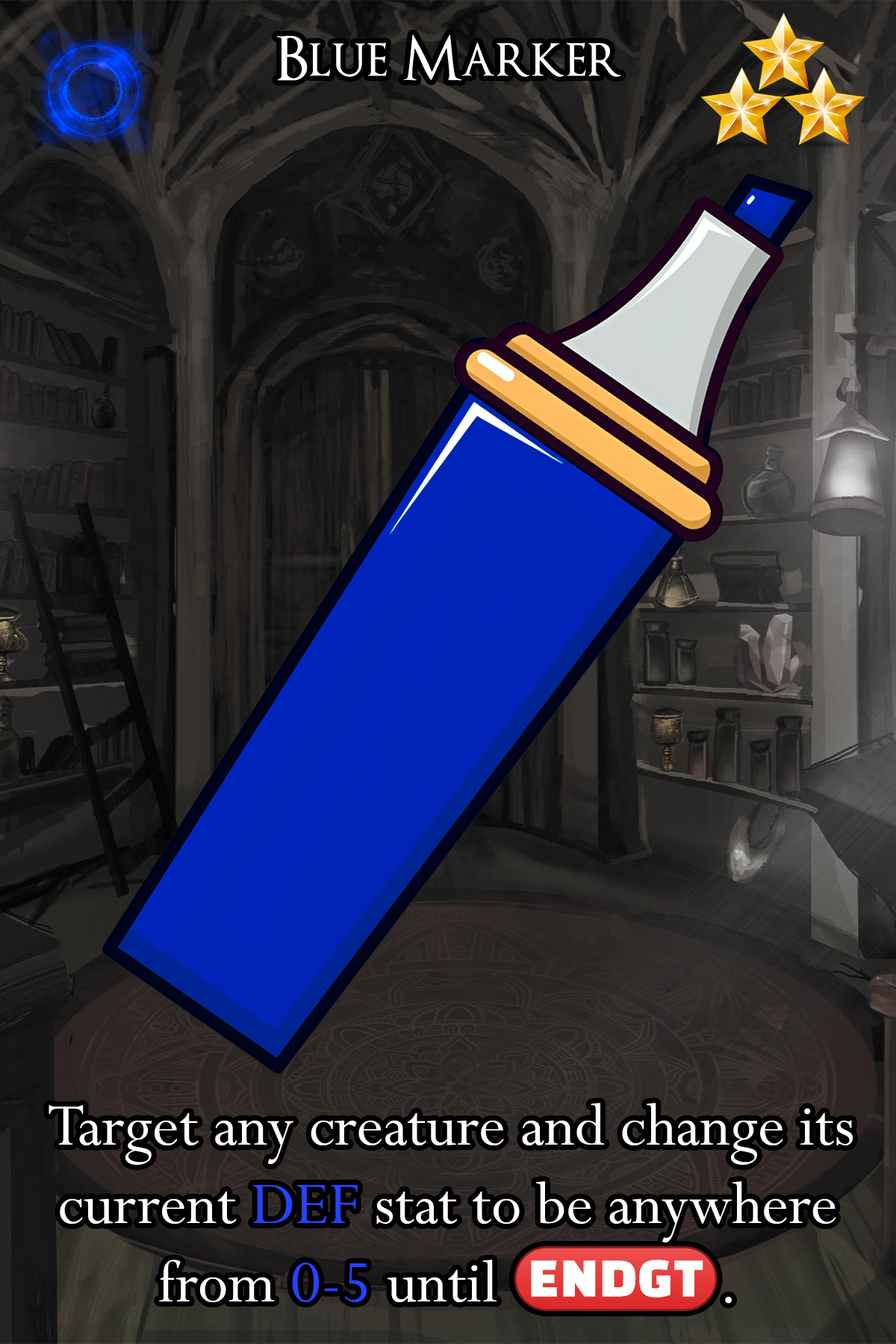
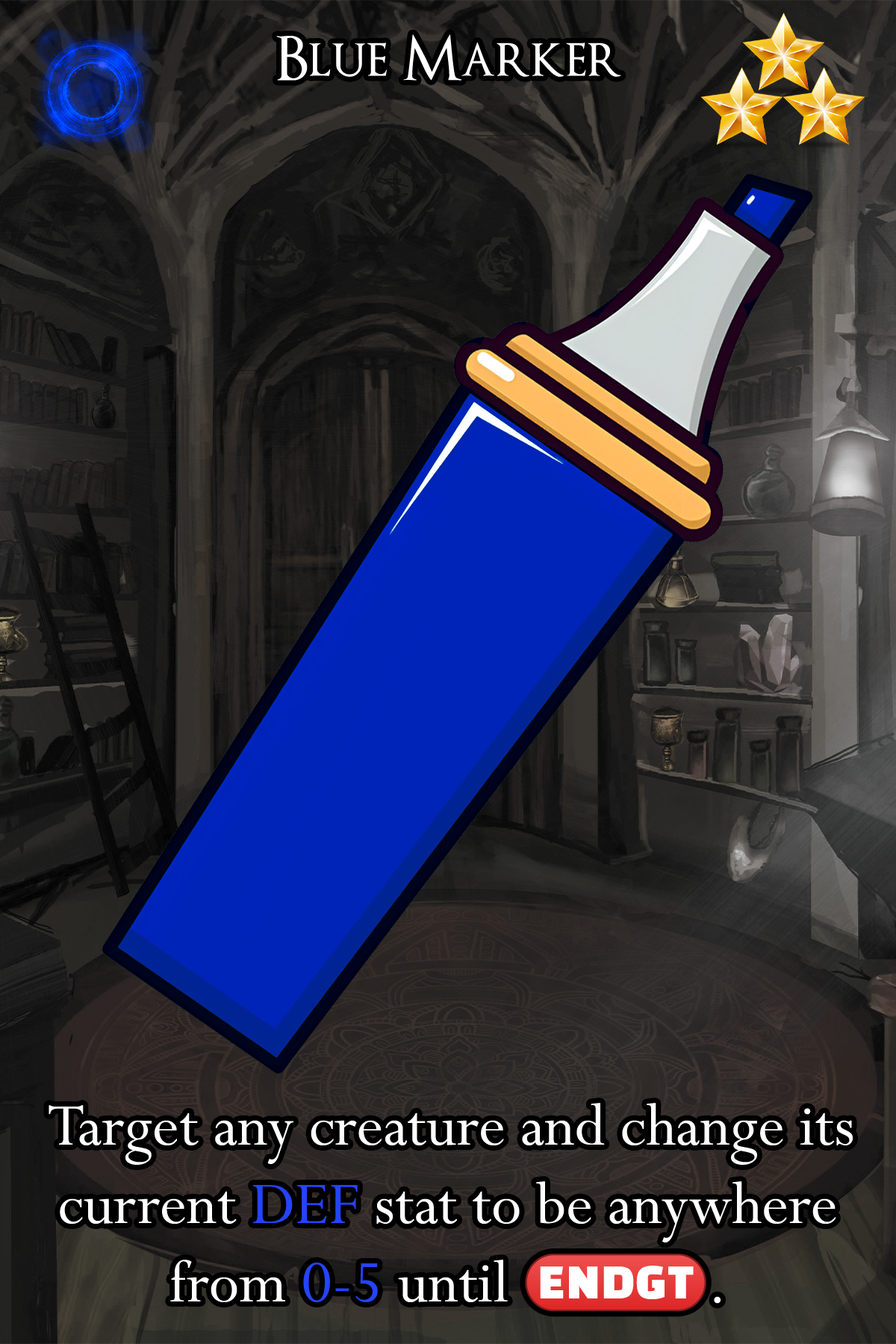
Before/after of a 896 × 1344 layered artwork. What changed in the layer stack:
painted on "Ability" over [158, 1245, 732, 1312]
